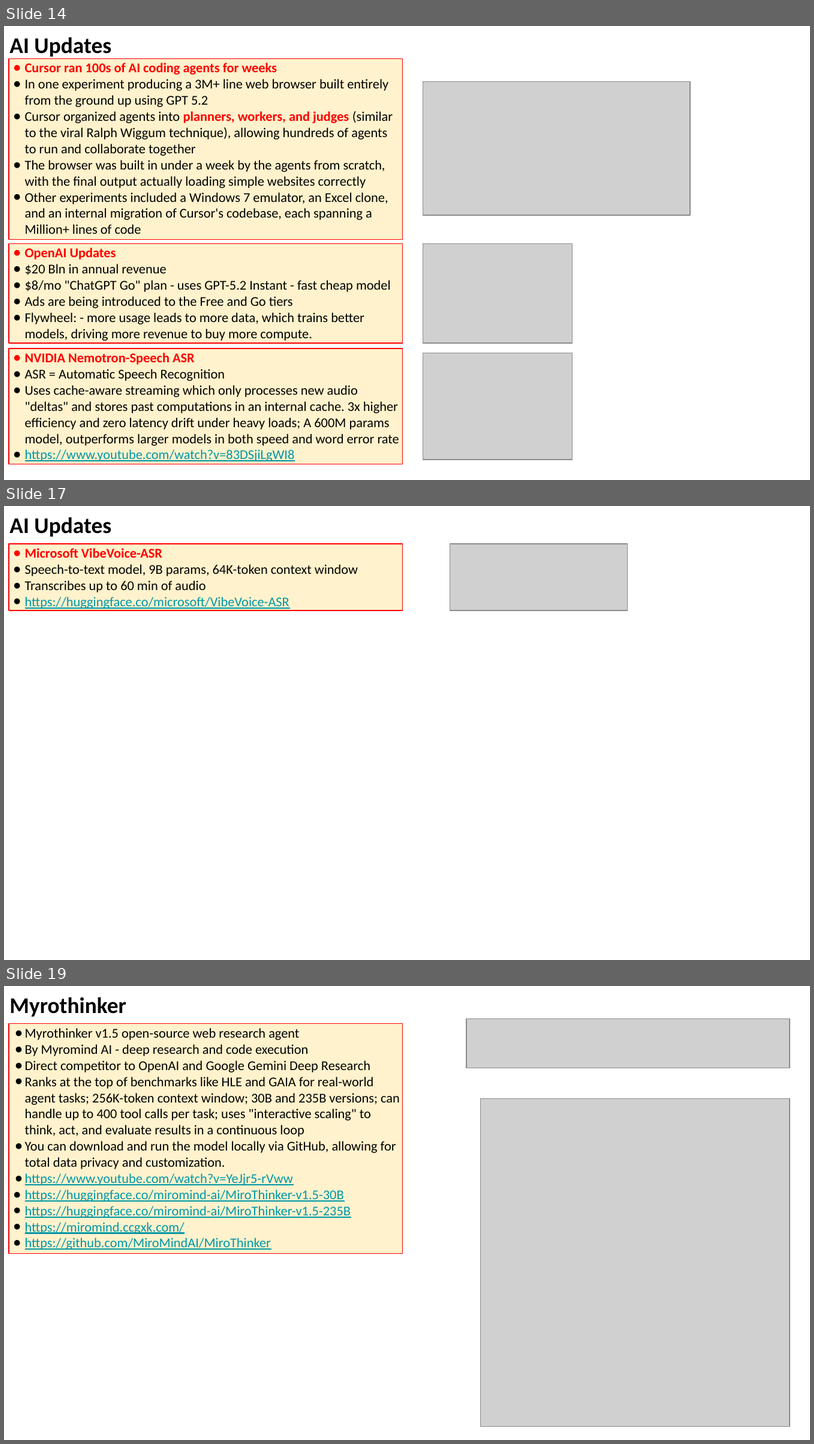
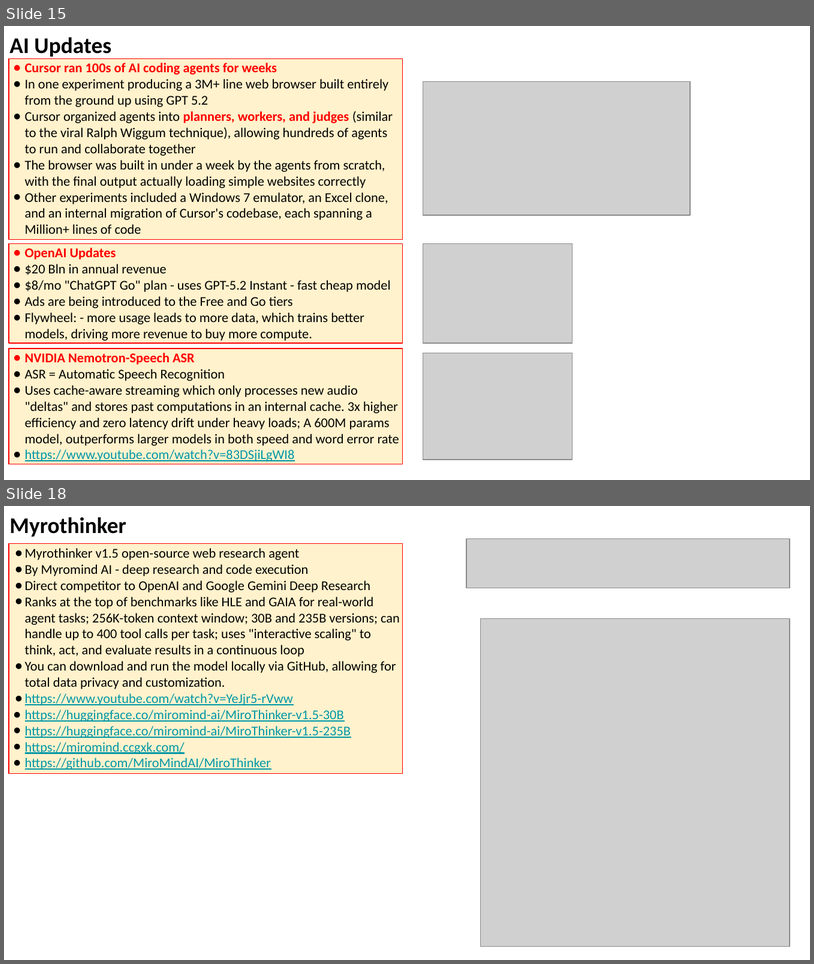
Before and after one commit to lselector/seminar, a slide deck: 2026/2026-01-23-AI-Updates.pptx. Shown one above the other, each under a label of ours: slides 14, 17 and 19 before the commit, slides 15 and 18 after it; the slides between them are not shown. The pictures are 814x1444 and 814x964 pixels, drawn with LibreOffice and Linux fonts; fonts in the diff are those of the drawing; grey boxes stand for pictures. Boxes give left, top, right and bottom in pixels: in the first picture for what was removed or moved away, otherwise in the second. Text is boxed around its words. In the diff, an @@ line names an element or a change of style, - is before the commit and + after.

```diff
--- a/2026/2026-01-23-AI-Updates.pptx
+++ b/2026/2026-01-23-AI-Updates.pptx
@@ slide 17 removed at (x1=4, y1=506, x2=810, y2=960), background #FFFFFF @@
@@ text removed at (x1=9, y1=517, x2=111, y2=537) @@
-AI Updates
@@ rectangle removed at (x1=9, y1=544, x2=402, y2=611) @@
-● Microsoft VibeVoice-ASR
-● Speech-to-text model, 9B params, 64K-token context window
-● Transcribes up to 60 min of audio
-● https://huggingface.co/microsoft/VibeVoice-ASR
@@ picture removed at (x1=450, y1=544, x2=627, y2=611) @@
@@ what was slide 14 is now slide 15 @@
@@ what was slide 19 is now slide 18 @@
```
Also in this commit, not shown: 10 slides changed, 1 other file.
